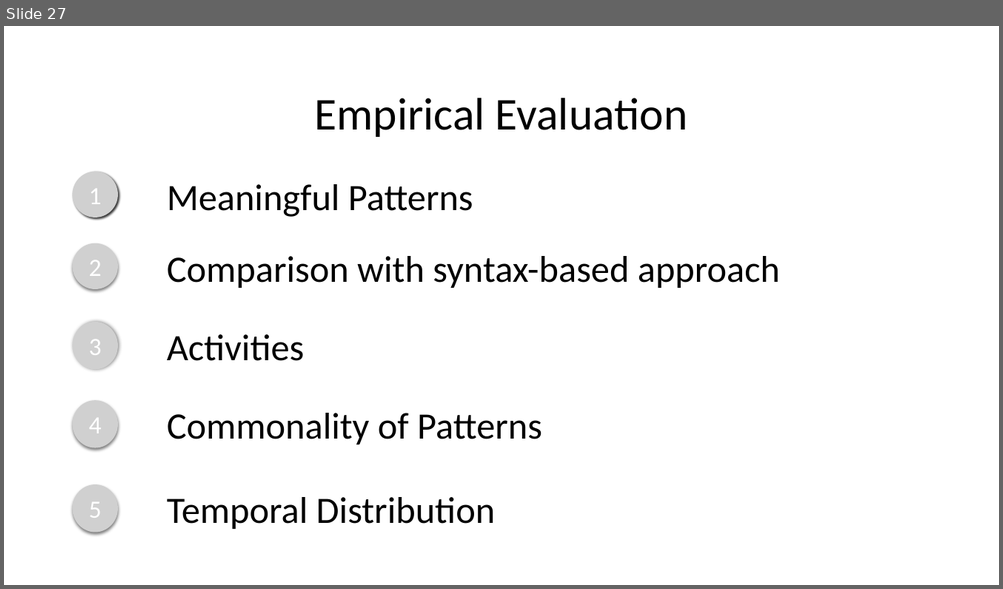
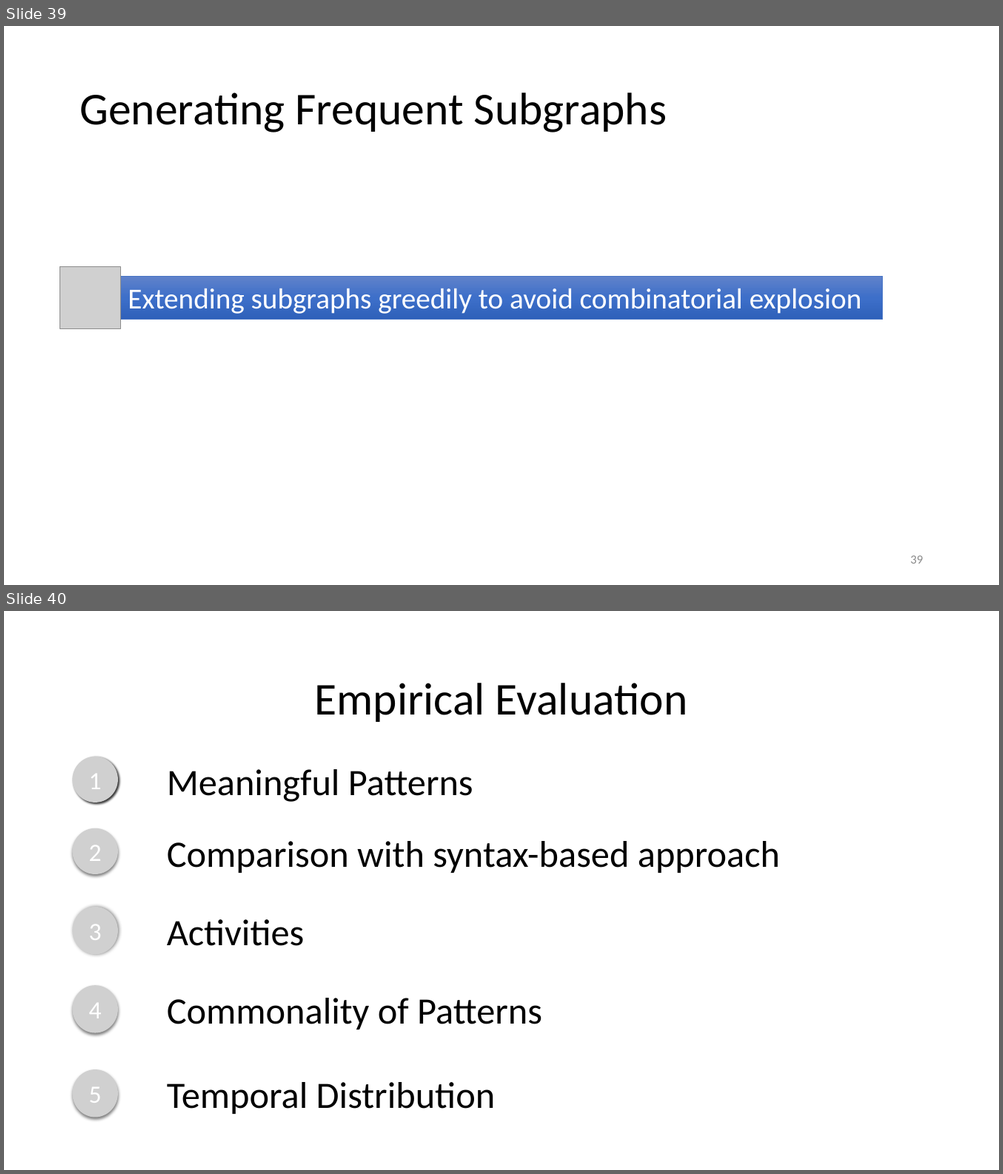
Before and after one commit to nguyenhoan/CPatMiner, a slide deck: CPatMiner_2.pptx. Shown one above the other, each under a label of ours: slide 27 before the commit, slides 39 and 40 after it. The pictures are 1003x589 and 1003x1174 pixels, drawn with LibreOffice and Linux fonts; fonts in the diff are those of the drawing; grey boxes stand for pictures. Boxes give left, top, right and bottom in pixels: in the first picture for what was removed or moved away, otherwise in the second. Text is boxed around its words. In the diff, an @@ line names an element or a change of style, - is before the commit and + after.

```diff
--- a/CPatMiner_2.pptx
+++ b/CPatMiner_2.pptx
@@ slide 39 added at [4, 26, 999, 585], background #FFFFFF @@
@@ title added at [79, 93, 666, 133], 44 pt, text #000000 @@
+Generating Frequent Subgraphs
@@ picture added at [60, 267, 120, 329] @@
@@ rectangle added at [120, 277, 882, 319], fill gradient #6183CB to #3E70CA to #3062BB, outline #4472C4 0.5 pt, 28 pt, text #FFFFFF @@
+  Extending subgraphs greedily to avoid combinatorial explosion
@@ page number added at [910, 556, 922, 564], 12 pt, text #8C8C8C @@
+39
@@ what was slide 27 is now slide 40 @@
```
Also in this commit, not shown: 13 other slides added, 1 slide removed.
